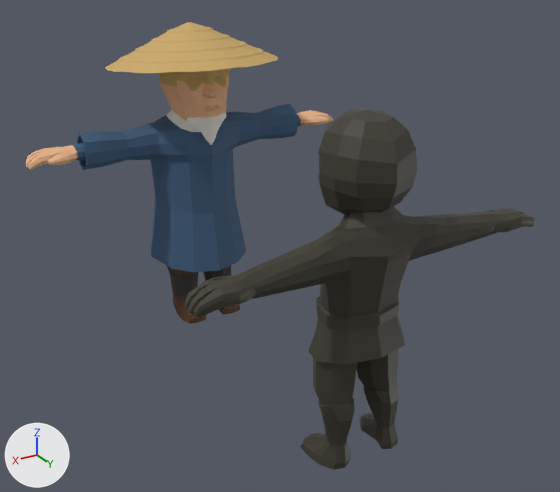
Renders of the FBX model Nindo/Assets/Nindo/Art/Models/Characters/Grandpa.fbx from each side of a commit.
One viewpoint serves both versions: a 50 mm lens placed at (3.34, 7.24, 4.22), pointed at (-0.15, 1.41, 1.3). Lighting does not change. The marker at lower left points along +X, +Y and +Z. The picture after the commit comes second. Where no turn or scale is listed for an object, it has been applied to the vertices.

Objects in the first picture: 'Cube', 'Cuerpo'.
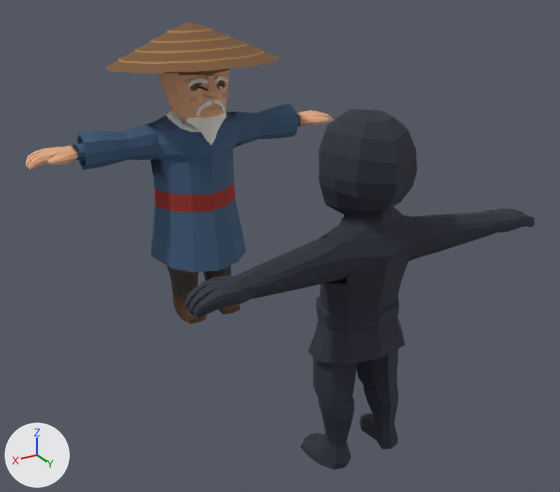
What differs and where, as boxes [x1, y1, x2, y2] in the pictures (560 x 492 px):
'Cube', recoloured, surface changed, shading changed (dark grey to dark blue): [184, 109, 535, 466] in both
'Cuerpo', recoloured, reshaped (darker): [26, 22, 333, 324] in both
part 2 of me_cube, added: after [187, 76, 229, 116]
part 3 of me_cube, added: after [150, 150, 246, 272]
part 4 of me_cube, recoloured (orange to beige): [159, 70, 230, 88] in both
part 5 of me_cube, recoloured: [118, 28, 264, 64] in both

The change in detail:
Material 'Abuelo_Sombrero' (mat_abuelo_sombrero) changes colour from orange #c9a868 to brown #7a5634; in linear values from (0.584, 0.392, 0.138) to (0.195, 0.0931, 0.0343).
Material 'GrisOscuro.001' (mat_grisoscuro_001) changes colour from dark grey #3b372d to dark blue #2a2d3a; in linear values from (0.0437, 0.0382, 0.0262) to (0.0232, 0.0262, 0.0423).
In material 'GrisOscuro.001' (mat_grisoscuro_001), roughness goes from 0.5 to 0.85.
Material 'Abuelo_Mejilla' (mat_abuelo_mejilla) is new.
Its base color is (0.694, 0.275, 0.188) (beige #d98f78).
Its roughness is 0.85.
Material 'Abuelo_SombreroTrenza' (mat_abuelo_sombrerotrenza) is new.
Its base color is (0.392, 0.22, 0.0685) (brown #a8814a).
Its roughness is 0.85.
Material 'Abuelo_Faja' (mat_abuelo_faja) is new.
Its base color is (0.323, 0.0252, 0.016) (red #9a2c22).
Its roughness is 0.85.
Material 'Abuelo_Ojos' (mat_abuelo_ojos) is new.
Its base color is (0.0423, 0.0232, 0.016) (brown #3a2a22).
Its roughness is 0.85.
me_cube is used by ob_cuerpo; location (0.0, 0.0, 0.0).
me_cube had 2417 vertices, 2346 faces and spanned x -1.76..1.76, y -0.93..0.81, z 0.03..3.21.
me_cube now has 2583 vertices, 2486 faces and spans x -1.76..1.76, y -0.93..0.81, z 0.03..3.21.
me_cube part 2: 104 vertices added at x -0.22..0.22, y 0.27..0.4, z 2.36..2.73.
me_cube part 3: 50 vertices added at x -0.46..0.46, y -0.61..0.3, z 1.16..1.52.
me_cube part 4: 53 faces spanning x -0.36..0.36, y -0.47..0.36, z 2.6..2.81 switch from mat_abuelo_sombrero (orange #c9a868) to mat_abuelo_piel (beige #e3ab84).
me_cube part 5: 266 faces spanning x -0.73..0.73, y -0.8..0.67, z 2.82..3.16 switch from mat_abuelo_sombrero (orange #c9a868) to mat_abuelo_sombrerotrenza (brown #a8814a).
Other edits to the shape of me_cube do not show in these pictures.
me_cube gains material mat_abuelo_faja (red #9a2c22).
me_cube gains material mat_abuelo_ojos (brown #3a2a22).
me_cube gains material mat_abuelo_mejilla (beige #d98f78).
me_cube_001 has 987 vertices, 988 faces and spans x -1.55..1.55, y -0.4..0.4, z -1.44..1.44.
me_cube_001 is used by ob_cube; location (0.015, 2.864, 1.487).
me_cube_001 part 1: edges marked sharp go from 0 to 1829.
